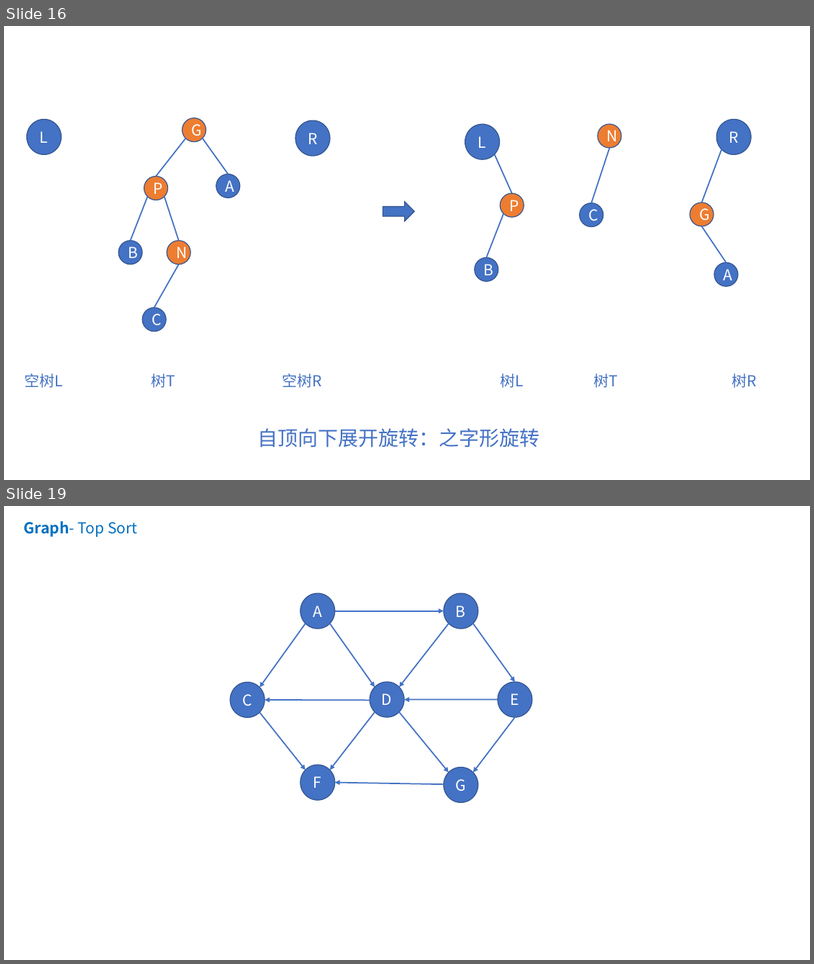
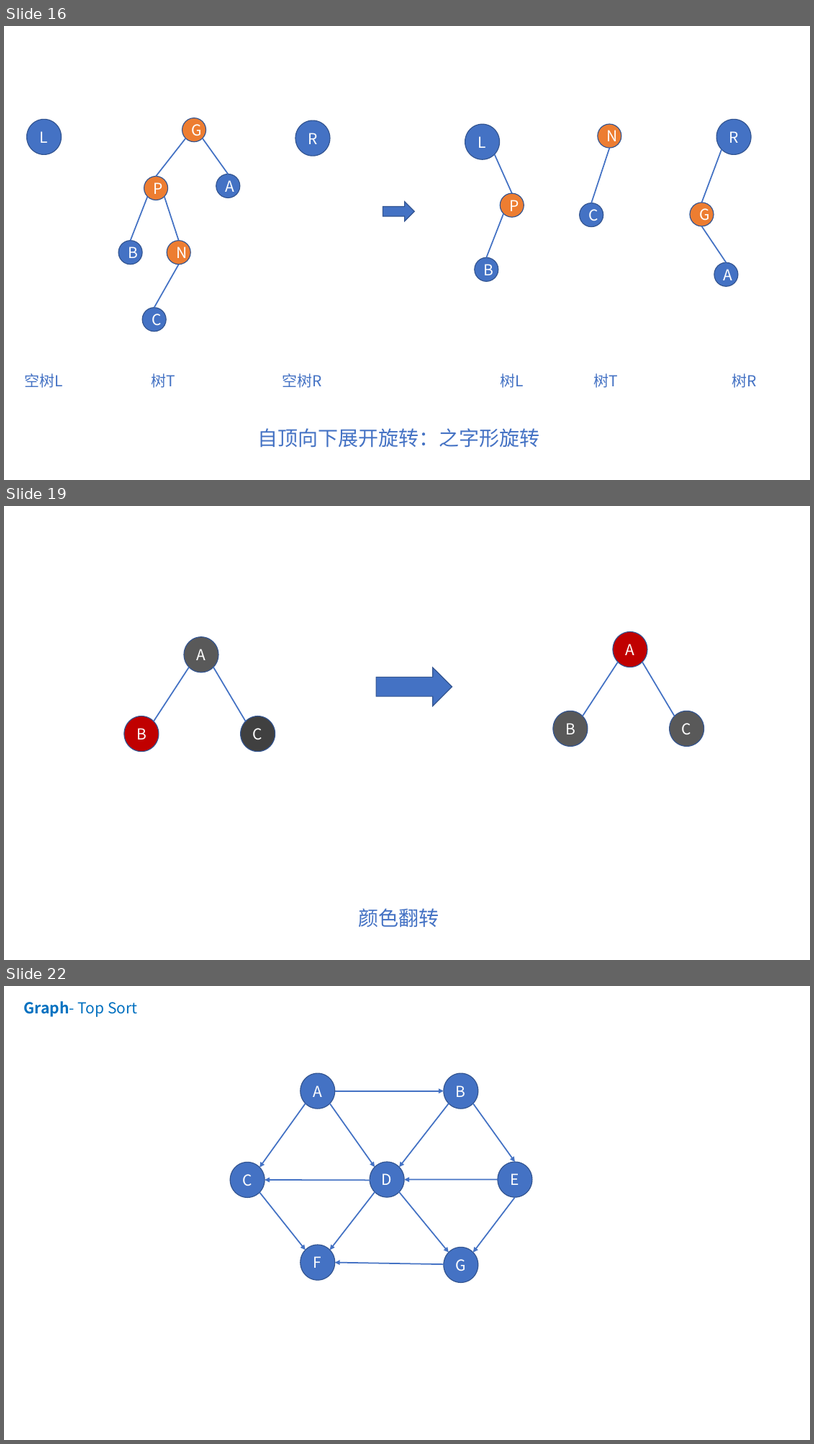
Before and after one commit to online-books/Data-Structures-and-Algorithm-Analysis-in-TS, a slide deck: Assets/visualization.pptx. Shown one above the other, each under a label of ours: slides 16 and 19 before the commit, slides 16, 19 and 22 after it; the slides between them are not shown. The pictures are 814x964 and 814x1444 pixels, drawn with LibreOffice and Linux fonts; fonts in the diff are those of the drawing. Boxes give left, top, right and bottom in pixels: in the first picture for what was removed or moved away, otherwise in the second. Text is boxed around its words. In the diff, an @@ line names an element or a change of style, - is before the commit and + after.

```diff
--- a/Assets/visualization.pptx
+++ b/Assets/visualization.pptx
@@ slide 19 added at [4, 506, 810, 960], background #FFFFFF @@
@@ ellipse added at [613, 632, 648, 667], fill #C00000, outline #325491 1 pt, 18 pt, text #FFFFFF @@
+A
@@ ellipse added at [184, 636, 219, 672], fill #595959, outline #325491 1 pt, 18 pt, text #FFFFFF @@
+A
@@ line added from (189, 667) to (154, 721), #4472C4 1.5 pt @@
@@ line added from (214, 667) to (246, 721), #4472C4 1.5 pt @@
@@ right arrow added at [377, 667, 453, 706], fill #4472C4, outline #325491 1 pt @@
@@ line added from (619, 662) to (583, 716), #4472C4 1.5 pt @@
@@ line added from (643, 662) to (675, 716), #4472C4 1.5 pt @@
@@ ellipse added at [124, 716, 159, 751], fill #C00000, outline #325491 1 pt, 18 pt, text #FFFFFF @@
+B
@@ ellipse added at [241, 716, 275, 751], fill #404040, outline #325491 1 pt, 18 pt, text #FFFFFF @@
+C
@@ ellipse added at [553, 711, 588, 746], fill #595959, outline #325491 1 pt, 18 pt, text #FFFFFF @@
+B
@@ ellipse added at [670, 711, 705, 746], fill #595959, outline #325491 1 pt, 18 pt, text #FFFFFF @@
+C
@@ text added at [358, 908, 439, 927], 24 pt, text #4472C4 @@
+颜色翻转
@@ what was slide 19 is now slide 22 @@
```
Also in this commit, not shown: 2 slides changed, 2 other slides added, 16 other files.
